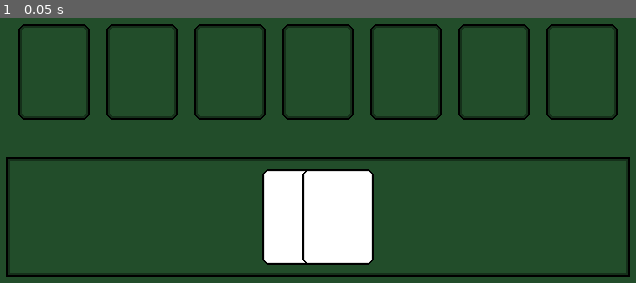
Above: before the commit, frame 1.
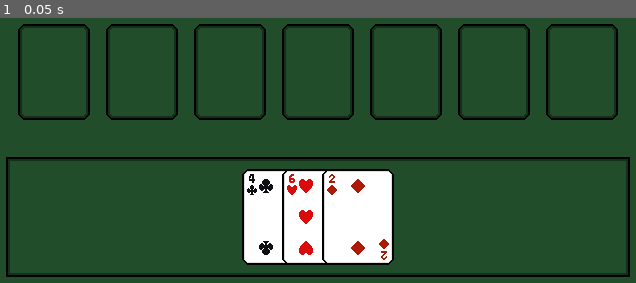
Above: after the commit, the same moment.

Repository: AyyBee123/Oristaile
Game: Godot game, scene res://Scenes/encounter.tscn
Same seed, same stepped clock (60 frames per second), same inputs: the game is played once before the commit and once after it.
Inputs:
- Up to frame 1 (0.05 s): no input

The runs differ from the first frame. In frame 1, 3.6% of the frame differs, in the area x 38-62%, y 56-94%.

Commit message:
textures now load on cards

Diff:
--- /dev/null
+++ b/Data/cards.json
@@ -0,0 +1,77 @@
+{
+	"0": {
+		"path": "Assets/Sprites/Cards/Clubs/",
+		"cards": [
+			"Ace Clubs.png",
+			"2 Clubs.png",
+			"3 Clubs.png",
+			"4 Clubs.png",
+			"5 Clubs.png",
+			"6 Clubs.png",
+			"7 Clubs.png",
+			"8 Clubs.png",
+			"9 Clubs.png",
+			"10 Clubs.png",
+			"Jack Clubs.png",
+			"Queen Clubs.png",
+			"King Clubs.png"
+		  ]
+	},
+
+	"1": {
+		"path": "Assets/Sprites/Cards/Diamonds/",
+		"cards": [
+			"Ace Diamonds.png",
+			"2 Diamonds.png",
+			"3 Diamonds.png",
+			"4 Diamonds.png",
+			"5 Diamonds.png",
+			"6 Diamonds.png",
+			"7 Diamonds.png",
+			"8 Diamonds.png",
+			"9 Diamonds.png",
+			"10 Diamonds.png",
+			"Jack Diamonds.png",
+			"Queen Diamonds.png",
+			"King Diamonds.png"
+		  ]
+	},
+
+	"2": {
+		"path": "Assets/Sprites/Cards/Hearts/",
+		"cards": [
+			"Ace Hearts.png",
+			"2 Hearts.png",
+			"3 Hearts.png",
+			"4 Hearts.png",
+			"5 Hearts.png",
+			"6 Hearts.png",
+			"7 Hearts.png",
+			"8 Hearts.png",
+			"9 Hearts.png",
+			"10 Hearts.png",
+			"Jack Hearts.png",
+			"Queen Hearts.png",
+			"King Hearts.png"
+		  ]
+	},
+
+	"3": {
+		"path": "Assets/Sprites/Cards/Spades/",
+		"cards": [
+			"Ace Spades.png",
+			"2 Spades.png",
+			"3 Spades.png",
+			"4 Spades.png",
+			"5 Spades.png",
+			"6 Spades.png",
+			"7 Spades.png",
+			"8 Spades.png",
+			"9 Spades.png",
+			"10 Spades.png",
+			"Jack Spades.png",
+			"Queen Spades.png",
+			"King Spades.png"
+		  ]
+	}
+}
--- /dev/null
+++ b/Scenes/card.tscn
@@ -0,0 +1,20 @@
+[gd_scene format=3 uid="uid://b7vbqnm071427"]
+
+[ext_resource type="Texture2D" uid="uid://da2c7evu4kmtt" path="res://Assets/Sprites/Cards/Blank Card.png" id="1_0qqmn"]
+[ext_resource type="Script" uid="uid://cu4ufrp0m35ml" path="res://Scripts/Game/card.gd" id="2_brehn"]
+[ext_resource type="Texture2D" uid="uid://b26c0etw3n2t2" path="res://Assets/Sprites/Cards/Spades/Ace Spades.png" id="2_wf8id"]
+
+[node name="Card" type="TextureRect" unique_id=176863048]
+texture = ExtResource("1_0qqmn")
+stretch_mode = 2
+script = ExtResource("2_brehn")
+
+[node name="Texture" type="TextureRect" parent="." unique_id=1059074450]
+unique_name_in_owner = true
+layout_mode = 1
+anchors_preset = 15
+anchor_right = 1.0
+anchor_bottom = 1.0
+grow_horizontal = 2
+grow_vertical = 2
+texture = ExtResource("2_wf8id")
--- a/Scenes/encounter.tscn
+++ b/Scenes/encounter.tscn
@@ -1,8 +1,8 @@
 [gd_scene format=3 uid="uid://c7u2v2cos0fp0"]
 
-[ext_resource type="Script" uid="uid://cr5dt1lmi5wov" path="res://Scripts/encounter.gd" id="1_wwxys"]
-[ext_resource type="Texture2D" uid="uid://da2c7evu4kmtt" path="res://Assets/Sprites/Cards/Blank Card.png" id="2_fbya5"]
+[ext_resource type="Script" uid="uid://cr5dt1lmi5wov" path="res://Scripts/Game/encounter.gd" id="1_wwxys"]
 [ext_resource type="Texture2D" uid="uid://hpcqv0xgxxpq" path="res://Assets/Sprites/Misc/Card Deck.png" id="3_gitas"]
+[ext_resource type="PackedScene" uid="uid://b7vbqnm071427" path="res://Scenes/card.tscn" id="4_bd0u2"]
 [ext_resource type="Texture2D" uid="uid://mtf6w4qdoxsb" path="res://Assets/Sprites/Cards/Card Slot.png" id="4_gitas"]
 
 [node name="Encounter" type="CanvasLayer" unique_id=1945341202]
@@ -10,7 +10,7 @@
 
 [node name="Background" type="ColorRect" parent="." unique_id=1556827759]
 z_index = -1
-anchors_preset = -1
+anchors_preset = 8
 anchor_left = 0.5
 anchor_top = 0.5
 anchor_right = 0.5
@@ -108,12 +108,11 @@
 theme_override_constants/separation = -32
 alignment = 1
 
-[node name="TextureRect" type="TextureRect" parent="DeckContainer" unique_id=870047374]
+[node name="Card" parent="DeckContainer" unique_id=176863048 instance=ExtResource("4_bd0u2")]
 layout_mode = 2
-texture = ExtResource("2_fbya5")
-stretch_mode = 2
 
-[node name="TextureRect2" type="TextureRect" parent="DeckContainer" unique_id=1610300506]
+[node name="Card2" parent="DeckContainer" unique_id=528424024 instance=ExtResource("4_bd0u2")]
 layout_mode = 2
-texture = ExtResource("2_fbya5")
-stretch_mode = 2
+
+[node name="Card3" parent="DeckContainer" unique_id=1373068541 instance=ExtResource("4_bd0u2")]
+layout_mode = 2
--- /dev/null
+++ b/Scripts/Game/card.gd
@@ -0,0 +1,15 @@
+extends TextureRect
+
+@onready var card_texture: TextureRect = %Texture
+
+var number: int = 0 # 1 = ace, 2 to 10 = respective numbers, 11 = jack, 12 = queen, 13 = king
+var suit: int = -1 # 0 = clubs, 1 = diamonds, 2 = hearts, 3 = spades
+
+
+func _ready() -> void:
+	if number == 0:
+		number = randi_range(1, 13)
+	if suit == -1:
+		suit = randi_range(0, 3)
+
+	card_texture.texture = CardData.get_card_texture(suit, number - 1)
--- /dev/null
+++ b/Scripts/Globals/card_data.gd
@@ -0,0 +1,20 @@
+extends Node
+
+var card_textures = {}
+
+
+func _init() -> void:
+	# load JSON
+	var file = FileAccess.open("res://Data/cards.json", FileAccess.READ)
+	var card_data = JSON.parse_string(file.get_as_text())
+	file.close()
+
+	# load all textures to dictionary on startup
+	for suit in card_data:
+		var path = card_data[suit]["path"]
+		card_textures[suit] = []
+		for filename in card_data[suit]["cards"]:
+			card_textures[suit].append(load("res://" + path + filename))
+
+func get_card_texture(suit: int, index: int) -> Texture2D:
+	return card_textures[str(suit)][index]
--- a/project.godot
+++ b/project.godot
@@ -15,6 +15,10 @@
 config/features=PackedStringArray("4.6", "GL Compatibility")
 run/max_fps=500
 config/icon="res://icon.svg"
+
+[autoload]
+
+CardData="*uid://iusw0xktf8om"
 
 [display]
 
Renamed: Assets/Sprites/Cards/Spades/King Hearts.png -> Assets/Sprites/Cards/Spades/King Spades.png
Not shown, changed: Assets/Sprites/Cards/Spades/King Spades.png.import
Not shown, added: Scripts/Game/card.gd.uid
Renamed: Scripts/encounter.gd -> Scripts/Game/encounter.gd
Renamed: Scripts/encounter.gd.uid -> Scripts/Game/encounter.gd.uid
Not shown, added: Scripts/Globals/card_data.gd.uid
